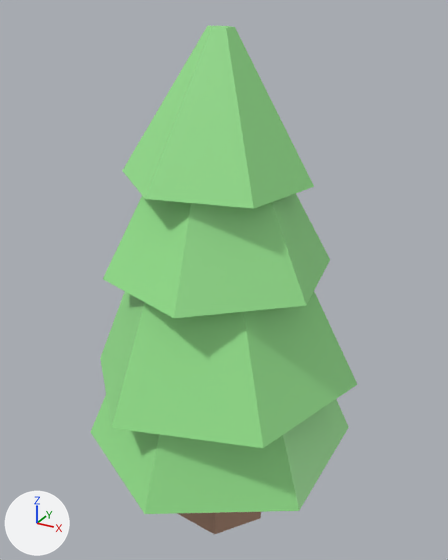
Two versions of the FBX model Assets/Model/tree/tree_team.fbx, one commit apart.
One viewpoint serves both versions: a 50 mm camera at (2.05, -3.68, 3.87) aimed at (-0.01, 0.06, 2.0). The axes (+X, +Y, +Z) are drawn at lower left. The lights are the same throughout. Where no turn or scale is listed for an object, it has been applied to the vertices.
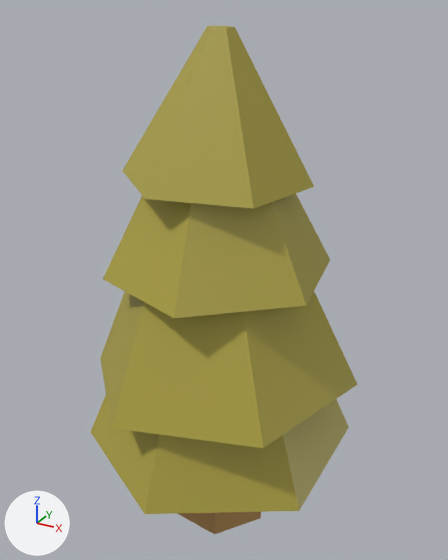
What differs and where, as boxes [x1, y1, x2, y2] in the pictures (448 x 560 px):
'Cylinder.002', recoloured (green to yellow)
    both: [100, 292, 358, 448]
'Cylinder.003', recoloured (green to yellow)
    both: [103, 194, 330, 318]
'Cylinder.004', recoloured (green to yellow)
    both: [122, 26, 314, 209]
'Cylinder.001', recoloured (green to yellow)
    both: [91, 396, 349, 514]

The change in detail:
Material '123' (mat_123) is new.
Its base color is (0.418, 0.356, 0.0545) (yellow #ada142).
me_cylinder_004 has 24 vertices, 20 faces and spans x -0.659..0.618, y -0.664..0.664, z -0.516..0.492.
me_cylinder_004 no longer uses material mat_material_002 (green #98e790).
me_cylinder_004 now uses material mat_123 (yellow #ada142).
me_cylinder_003 has 24 vertices, 20 faces and spans x -0.79..0.8, y -0.84..0.83, z -0.51..0.5.
me_cylinder_003 no longer uses material mat_material_002 (green #98e790).
me_cylinder_003 now uses material mat_123 (yellow #ada142).
me_cylinder_002 has 24 vertices, 20 faces and spans x -0.99..1.04, y -1.02..0.99, z -0.55..0.52.
me_cylinder_002 no longer uses material mat_material_002 (green #98e790).
me_cylinder_002 now uses material mat_123 (yellow #ada142).
me_cylinder_001 has 24 vertices, 20 faces and spans x -0.92..0.93, y -1.07..1.07, z -0.5..0.49.
me_cylinder_001 no longer uses material mat_material_002 (green #98e790).
me_cylinder_001 now uses material mat_123 (yellow #ada142).
